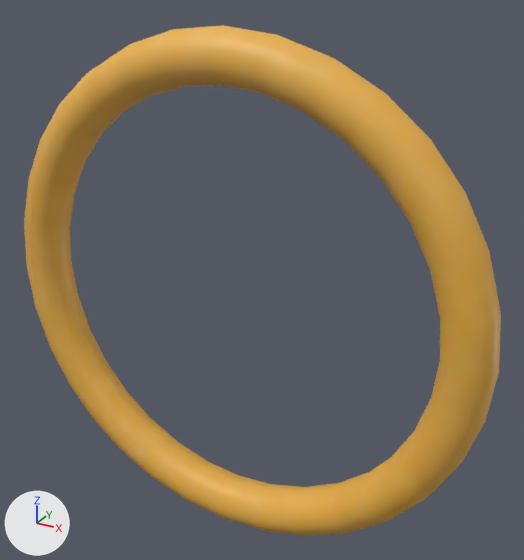
An edit to the FBX model Assets/Art/Art/Model/Level1_Scene/Ring.fbx, drawn before and after from the same camera.
Rendered twice from a 50 mm camera at (1221.6, -141.9, 357.4) aimed at (1154.8, -20.5, 296.7). Lighting does not change. The marker at lower left points along +X, +Y and +Z. Where no turn or scale is listed for an object, it has been applied to the vertices.

The older version as bpy lines, for what is in view:
```python
me_circle_001 = bpy.data.meshes.new('Circle.001')
me_circle_001.from_pydata(...)  # a torus around y (ring radius 49.9, tube radius 5.3) spanning x -56.7..53.6, y -31.1..-20.4, z -4.2..106.1
me_circle_001.materials.append(mat_material)  # picture img_texture01_png
ob_circle = bpy.data.objects.new('Circle', me_circle_001)
ob_circle.location = (1151.3, 0.0, 240.8)
```
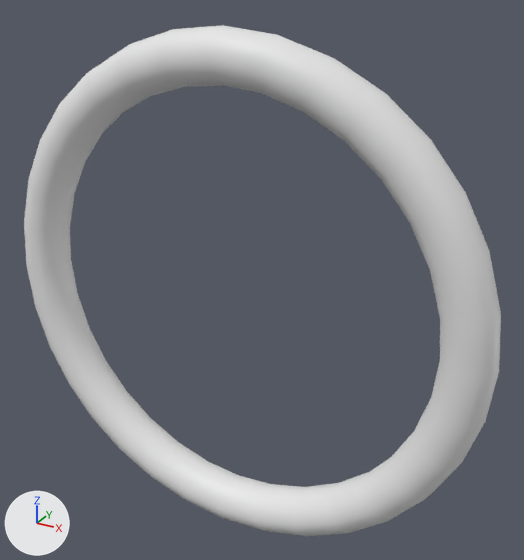
The newer file is also rescaled (x0.01) as a whole; pictures and numbers use the older file's frame.

Boxes [x1, y1, x2, y2] around the edits, measured in the pictures (524 x 560 px):
'Circle', recoloured (orange to grey)
    both: [24, 25, 501, 536]

Patch to the scene script:
```diff
--- a/Assets/Art/Art/Model/Level1_Scene/Ring.fbx.py
+++ b/Assets/Art/Art/Model/Level1_Scene/Ring.fbx.py
@@ me_circle_001 @@
 me_circle_001.from_pydata(...)  # 384 vertices, 384 faces; spans x -56.7..53.6, y -31.1..-20.4, z -4.2..106.1
-me_circle_001.materials.append(mat_material)  # picture img_texture01_png
```
